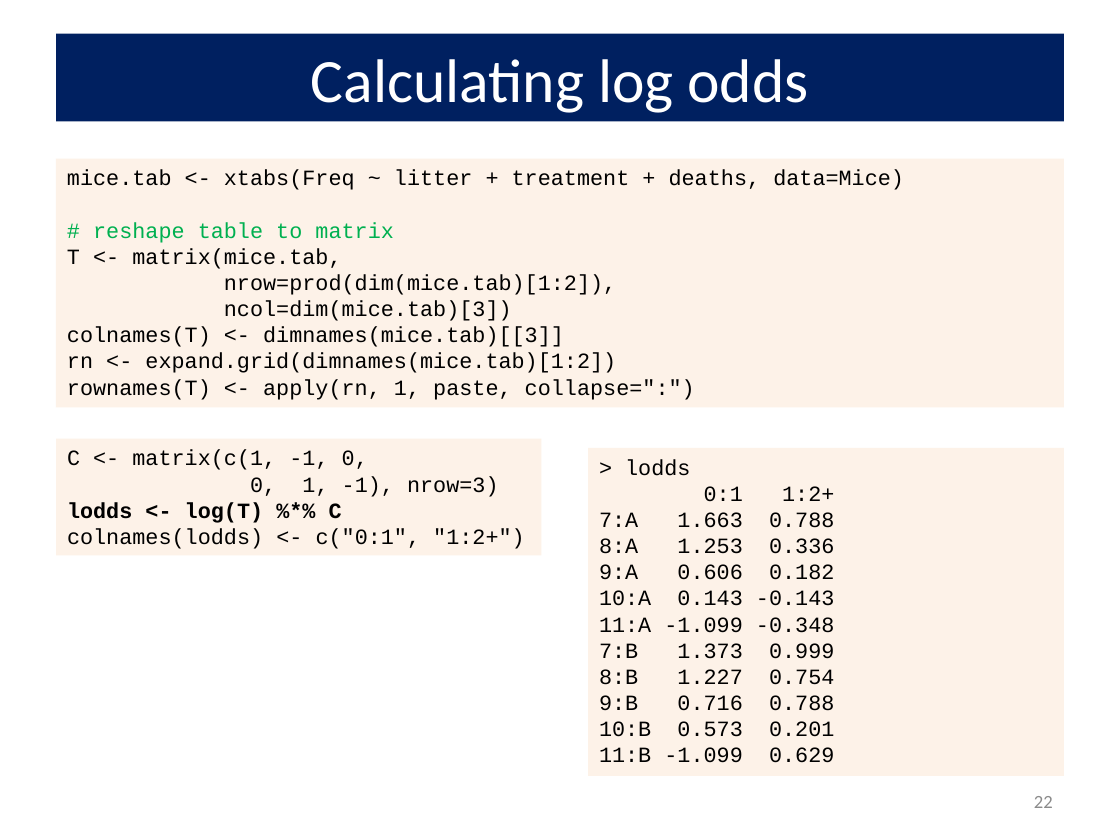
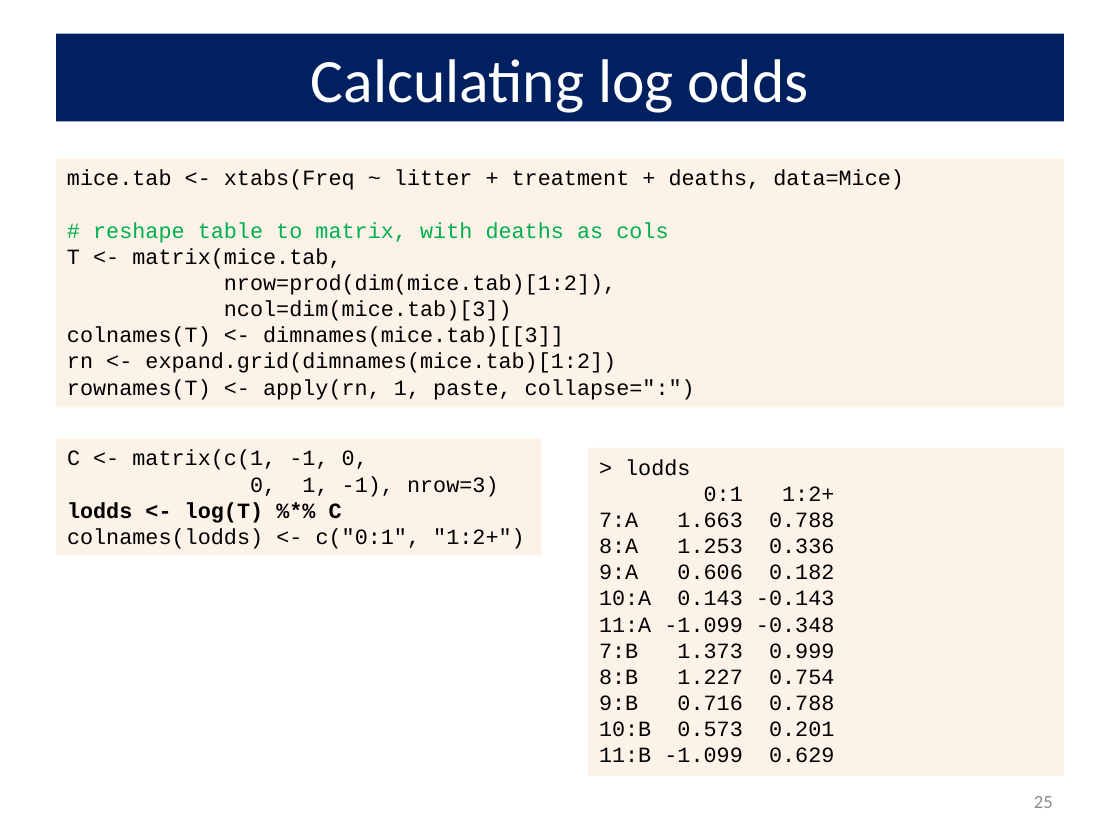
Before and after one commit to friendly/psy6136, a slide deck: slide 25 of lectures/10-Log-Odds.pptx (slide 22 before the commit). Drawn at 1120x840 pixels with LibreOffice and Linux fonts; fonts in the diff are those of the drawing. Boxes give left, top, right and bottom in pixels: in the first picture for what was removed or moved away, otherwise in the second. Text is boxed around its words. In the diff, an @@ line names an element or a change of style, - is before the commit and + after.

```diff
--- a/lectures/10-Log-Odds.pptx
+++ b/lectures/10-Log-Odds.pptx
@@ text in rectangle at bbox=[93, 222, 668, 243]: text changed @@
-# reshape table to matrix
+# reshape table to matrix, with deaths as cols
@@ page number at bbox=[1034, 796, 1053, 808]: text changed @@
-22
+25
```
Also in this commit, not shown: 17 other slides changed, 7 slides added, 7 other files.
